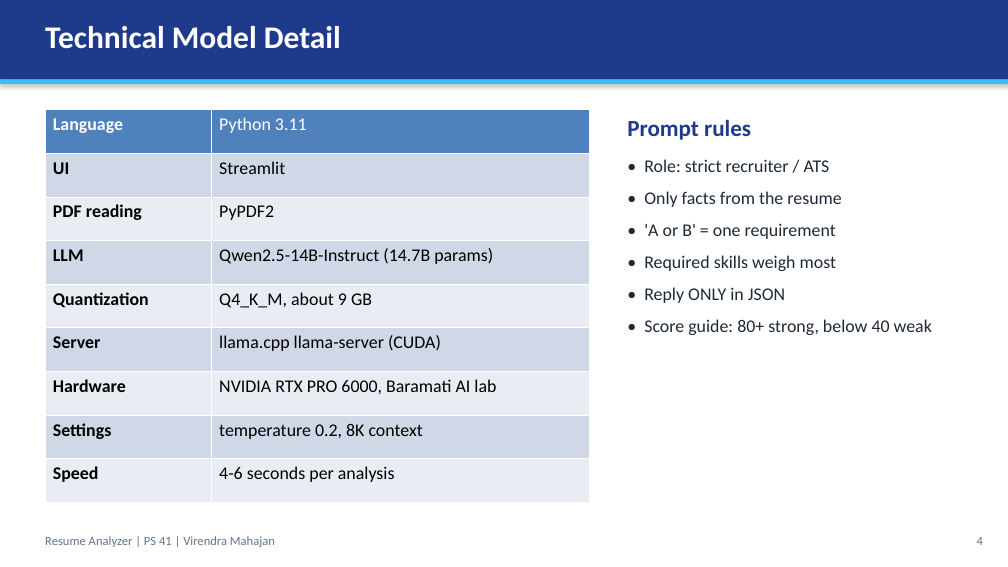
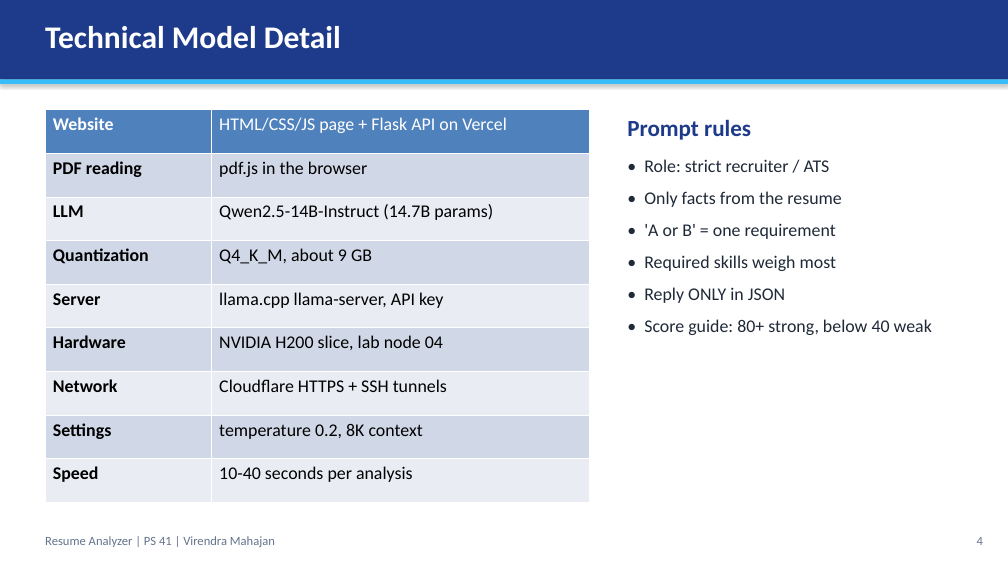
Before and after one commit to Kmennn/llm-ps41-ADT23SOCB1322, a slide deck: slide 4 of Presentation.pptx. Drawn at 1008x567 pixels with LibreOffice and Linux fonts; fonts in the diff are those of the drawing. Boxes give left, top, right and bottom in pixels: in the first picture for what was removed or moved away, otherwise in the second. Text is boxed around its words. In the diff, an @@ line names an element or a change of style, - is before the commit and + after.

```diff
--- a/Presentation.pptx
+++ b/Presentation.pptx
@@ table at [45,110,590,503] @@
-row 1: Language | Python 3.11
-row 2: UI | Streamlit
-row 3: PDF reading | PyPDF2
+row 1: Website | HTML/CSS/JS page + Flask API on Vercel
+row 2: PDF reading | pdf.js in the browser
-row 6: Server | llama.cpp llama-server (CUDA)
-row 7: Hardware | NVIDIA RTX PRO 6000, Baramati AI lab
+row 5: Server | llama.cpp llama-server, API key
+row 6: Hardware | NVIDIA H200 slice, lab node 04
+row 7: Network | Cloudflare HTTPS + SSH tunnels
-row 9, column 2: 4-6 seconds per analysis
+row 9, column 2: 10-40 seconds per analysis
```
Also in this commit, not shown: 13 other slides changed, 24 other files.
